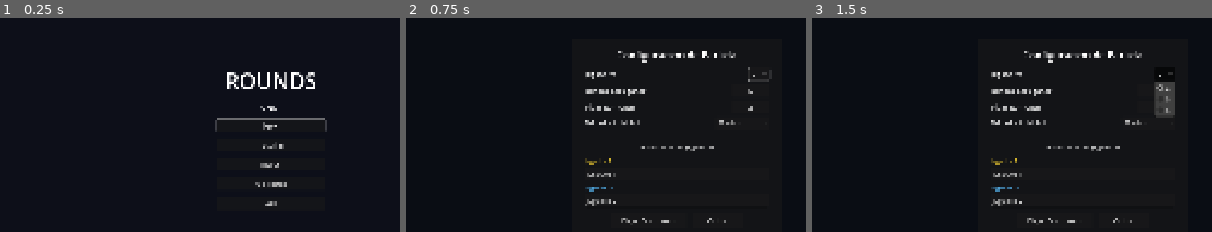
Above: before the commit, frames 1-3 (left to right).
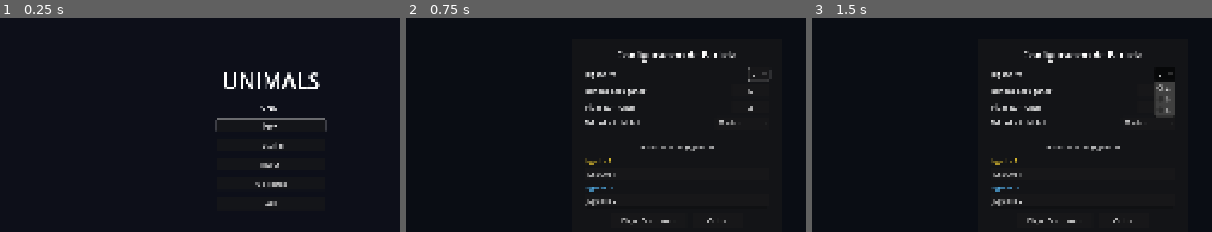
Above: after the commit, the same moments.

Repository: AdriR1ze/ONIET_Rounds
Game: Godot game, scene res://ui/main_menu.tscn
The game is run twice, just before and just after one commit, with the same random seed, the same clock (stepped at 60 frames per second) and the same inputs.
Inputs:
- Up to frame 1 (0.25 s): no input
- Up to frame 2 (0.75 s): click "Jugar" at 0.5 s
- Up to frame 3 (1.5 s): click "2" at 1.25 s
The pictures show only the part of the screen within x 16-66%, y 22-72%; the shares and areas given below are measured in that part.

The runs differ from the first frame. In frame 1, 1.1% of the frame differs, in the area x 56-80%, y 25-34%; in frame 2, nothing differs; in frame 3, nothing differs.

Commit message:
feat: actualizar nombre del juego a UNIMALS

Diff:
--- a/rounds/project.godot
+++ b/rounds/project.godot
@@ -10,7 +10,7 @@
 
 [application]
 
-config/name="Rounds"
+config/name="UNIMALS"
 run/main_scene="res://ui/main_menu.tscn"
 config/features=PackedStringArray("4.7", "Forward Plus")
 config/icon="res://icon.svg"
--- a/rounds/settings/keyboard_setup.gd
+++ b/rounds/settings/keyboard_setup.gd
@@ -112,7 +112,7 @@
 
 TMP_DEFAULT="$(mktemp)"
 cat >"$TMP_DEFAULT" <<EOF
-# Generado por ONIET Rounds. No editar a mano.
+# Generado por UNIMALS. No editar a mano.
 # El teclado 2 ($KB2) se remapea en jugador2-oniet.conf.
 [ids]
 *
@@ -123,7 +123,7 @@
 
 TMP_P2="$(mktemp)"
 cat >"$TMP_P2" <<EOF
-# Generado por ONIET Rounds. Layout de movimiento para el teclado 2.
+# Generado por UNIMALS. Layout de movimiento para el teclado 2.
 [ids]
 $KB2
 
--- a/rounds/ui/main_menu.tscn
+++ b/rounds/ui/main_menu.tscn
@@ -39,7 +39,7 @@
 layout_mode = 2
 theme_override_font_sizes/font_size = 52
 horizontal_alignment = 1
-text = "ROUNDS"
+text = "UNIMALS"
 
 [node name="Subtitulo" type="Label" parent="Centro/Menu"]
 layout_mode = 2
Not shown, changed: rounds/export_presets.cfg
Not shown, changed: README.md
Not shown, changed: installers/linux/instalar_keyd.sh
Not shown, changed: rounds/tools/generar_audio.py
